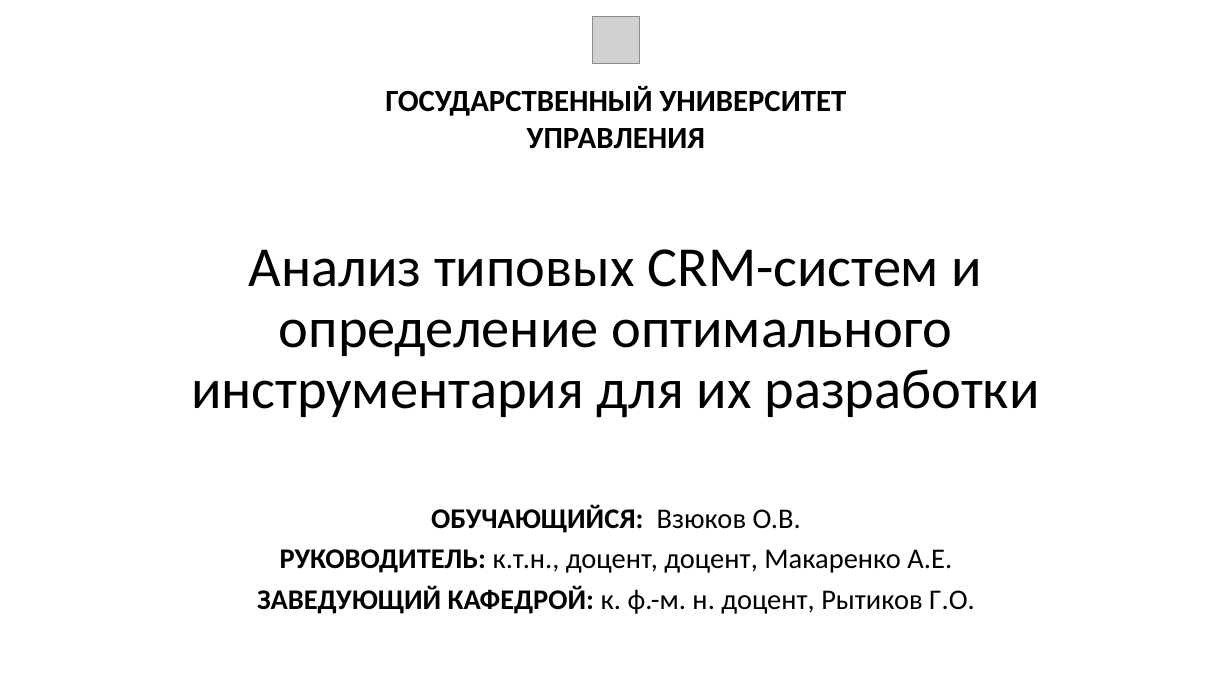
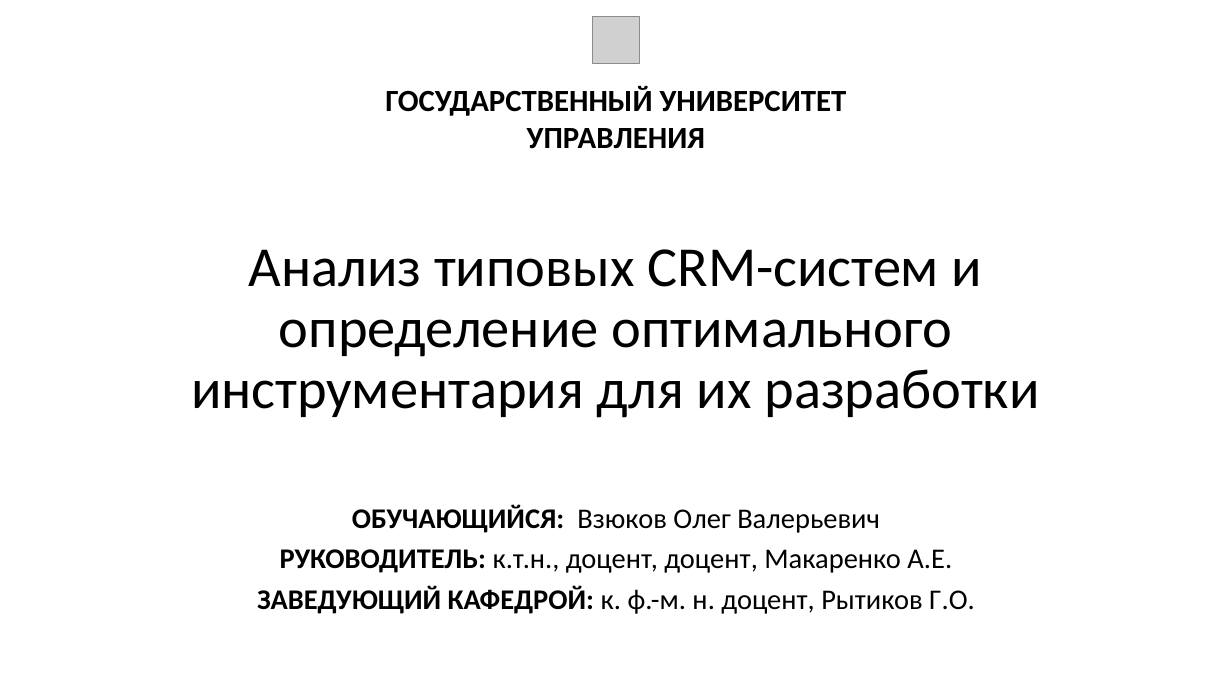
Before and after one commit to LeOneMoe/auto-credit, a slide deck: slide 1 of docs/Presentation.pptx. Drawn at 1232x693 pixels with LibreOffice and Linux fonts; fonts in the diff are those of the drawing; grey boxes stand for pictures. Boxes give left, top, right and bottom in pixels: in the first picture for what was removed or moved away, otherwise in the second. Text is boxed around its words. In the diff, an @@ line names an element or a change of style, - is before the commit and + after.

```diff
--- a/docs/Presentation.pptx
+++ b/docs/Presentation.pptx
@@ subtitle at bbox=[352, 505, 880, 533]: text changed; bold off @@
-ОБУЧАЮЩИЙСЯ: Взюков О.В.
+ОБУЧАЮЩИЙСЯ: Взюков Олег Валерьевич
```
Also in this commit, not shown: 15 other slides changed, 2 slides added, 1 slide removed, 1 other file.
